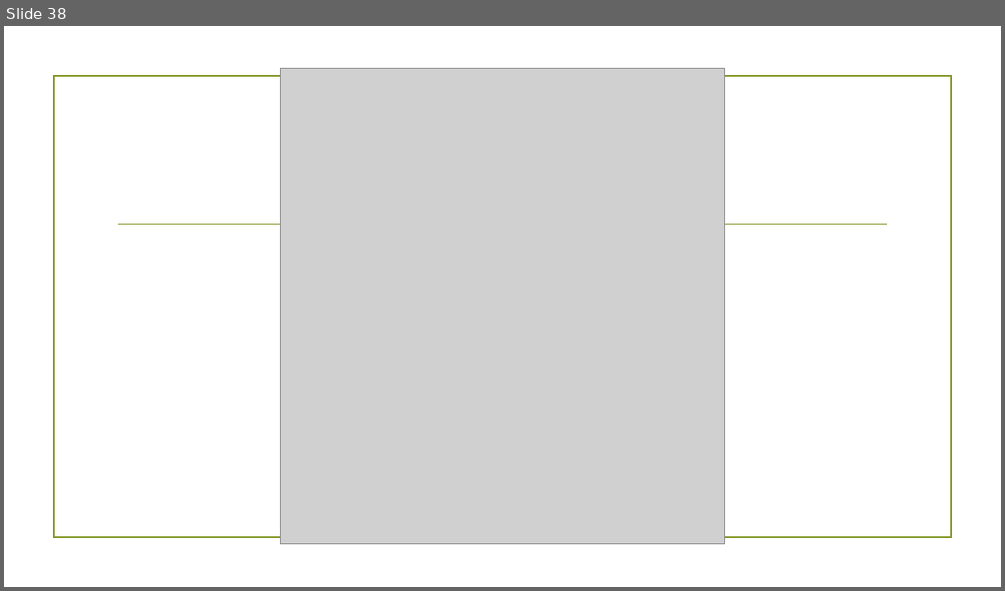
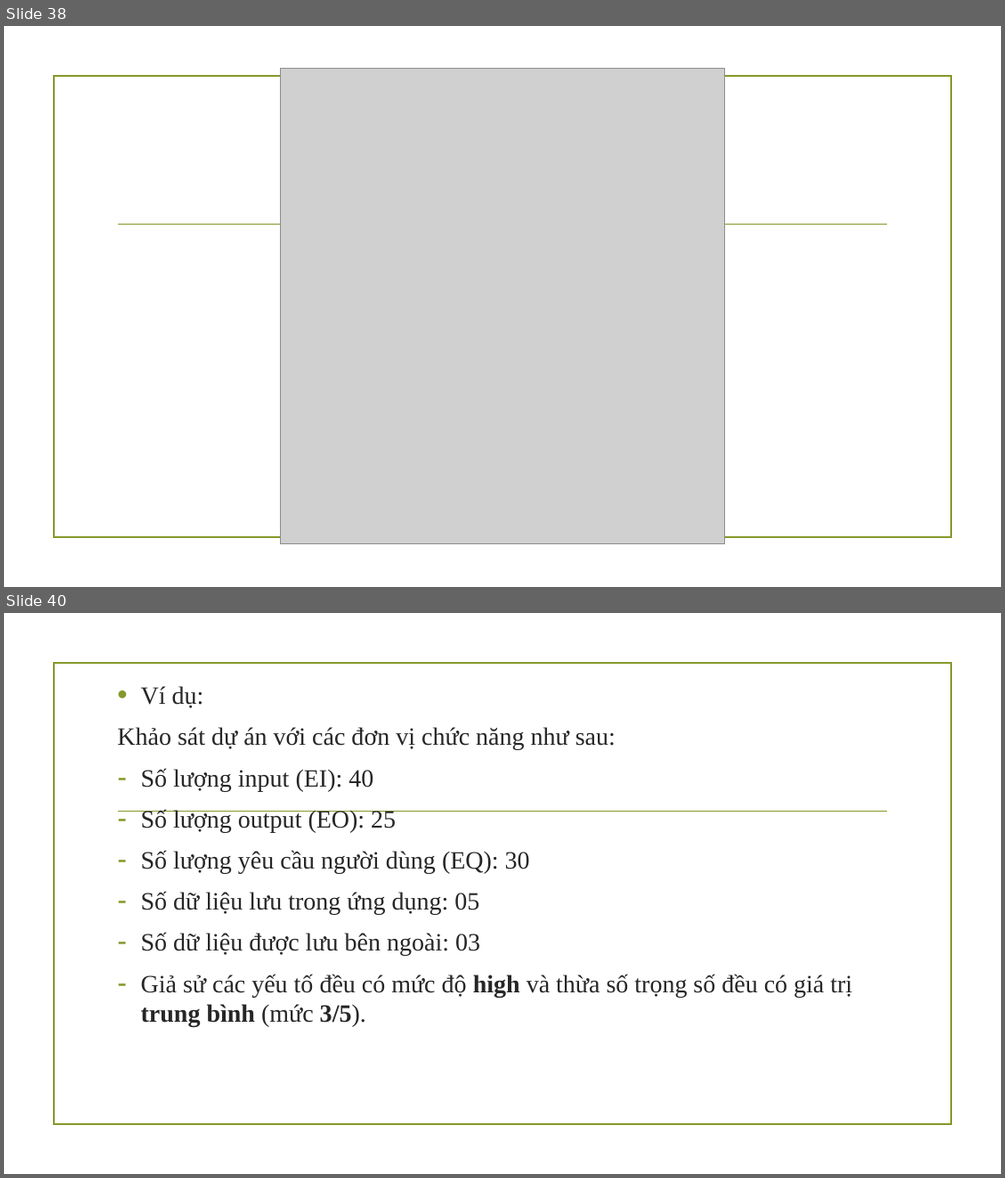
Before and after one commit to NamBang/CEMEM, a slide deck: Document/Funciton-Point.pptx. Shown one above the other, each under a label of ours: slide 38 before the commit, slides 38 and 40 after it; the slides between them are not shown. The pictures are 1005x591 and 1005x1178 pixels, drawn with LibreOffice and Linux fonts; fonts in the diff are those of the drawing; grey boxes stand for pictures; background and template pictures are left out. Boxes give left, top, right and bottom in pixels: in the first picture for what was removed or moved away, otherwise in the second. Text is boxed around its words. In the diff, an @@ line names an element or a change of style, - is before the commit and + after.

```diff
--- a/Document/Funciton-Point.pptx
+++ b/Document/Funciton-Point.pptx
@@ slide 40 added at <box>4,613,1001,1174</box>, background picture (left out); not listed: 2 template elements that a slide beside it also shows @@
@@ text added at <box>117,686,852,1027</box>, 24 pt, text #262626 @@
+• Ví dụ:
+Khảo sát dự án với các đơn vị chức năng như sau:
+– Số lượng input (EI): 40
+– Số lượng output (EO): 25
+– Số lượng yêu cầu người dùng (EQ): 30
+– Số dữ liệu lưu trong ứng dụng: 05
+– Số dữ liệu được lưu bên ngoài: 03
+– Giả sử các yếu tố đều có mức độ high và thừa số trọng số đều có giá trị trung bình (mức 3/5).
```
Also in this commit, not shown: 1 slide changed, 1 other slide added.
